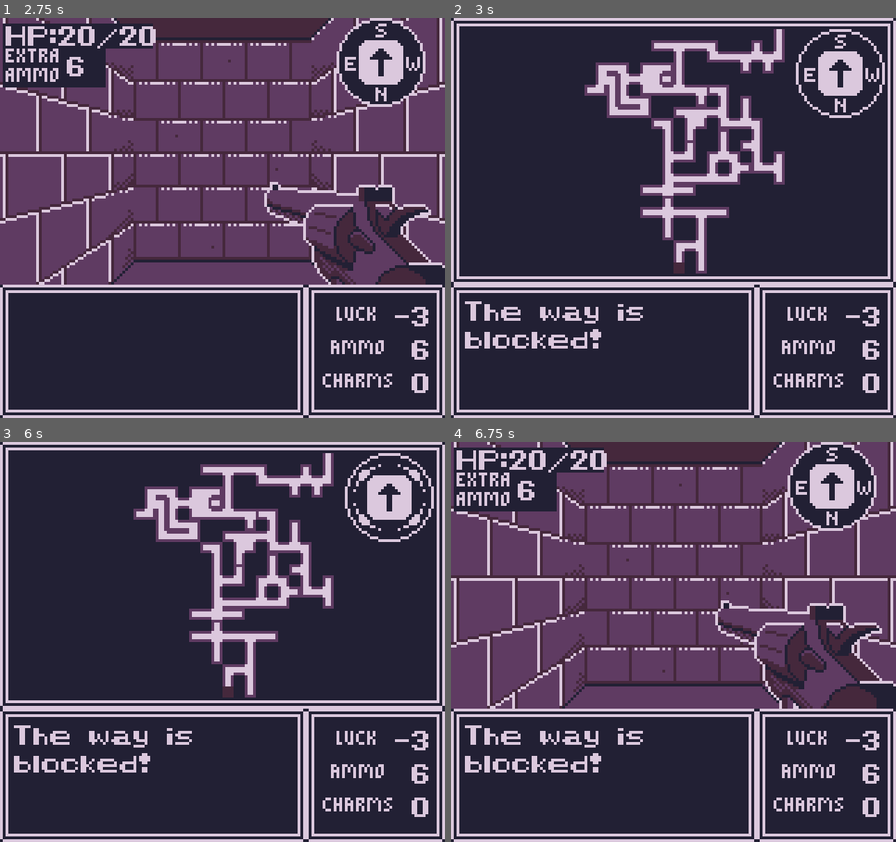
Above: before the commit, frames 1-4 (two rows, left to right).
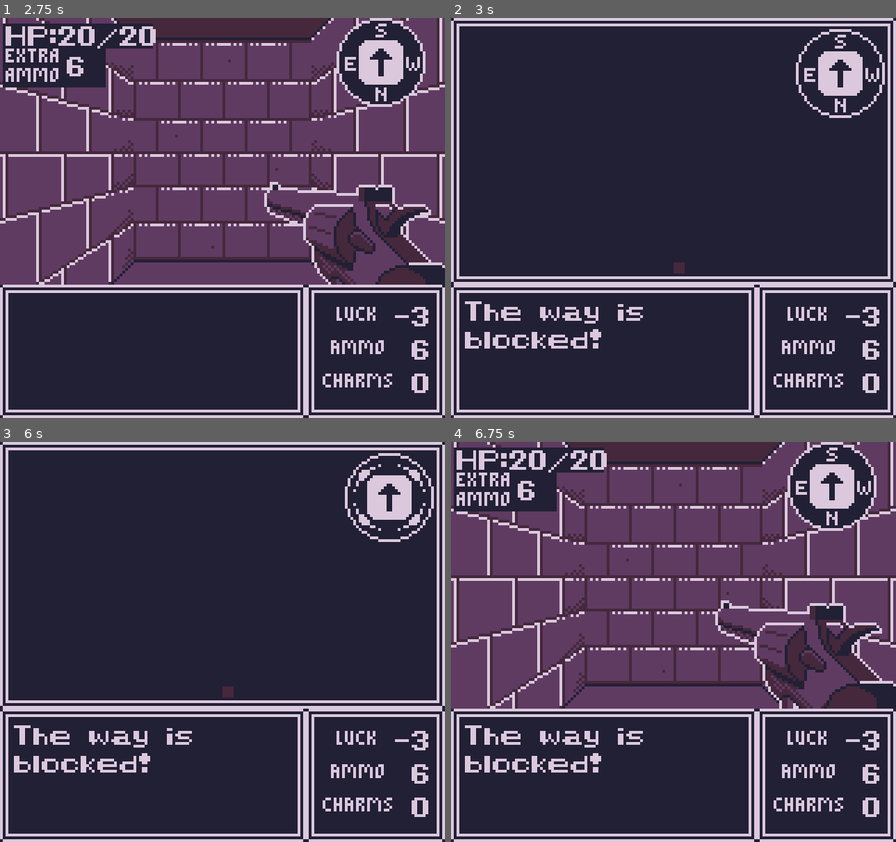
Above: after the commit, the same moments.

Repository: GartTheSkeleton/GameboyDungeon
Game: Godot game, scene res://src/Game/gameworld.tscn
Same seed, same stepped clock (60 frames per second), same inputs: the game is played once before the commit and once after it.
Inputs:
- Up to frame 1 (2.75 s): tap Enter (Start) at 0.5, 1.25, 2 s; hold Right (Right) 0.53-1.28 s; tap X (B) at 0.6, 1.55, 2.1 s; hold Down (Down) 1.28-2.03 s; tap Z (A) at 1.35 s; hold Right (Right) from 2.03 s (still down)
- Up to frame 2 (3 s): tap Enter (Start) at 2.75, 2.85 s; release Right (Right) at 2.78 s; hold Up (Up) from 2.78 s (still down)
- Up to frame 3 (6 s): tap X (B) at 3.05, 3.6, 4.55, 5.1 s; tap Enter (Start) at 3.5, 4.25, 5.85 s; release Up (Up) at 3.53 s; hold Left (Left) 3.53-5.03 s; tap Z (A) at 4.35 s; hold Down (Down) 5.03-5.78 s; hold Right (Right) from 5.78 s (still down)
- Up to frame 4 (6.75 s): tap X (B) at 6.05, 6.6 s; release Right (Right) at 6.53 s; hold Up (Up) from 6.53 s (still down)

Frame 1 is identical in both runs. In frame 2, 8.8% of the frame differs, in the area x 30-75%, y 2-64%; in frame 3, 8.8%; in frame 4, nothing differs.

Commit message:
undo map reveal

Diff:
--- a/src/Game/gameworld.gd
+++ b/src/Game/gameworld.gd
@@ -75,8 +75,8 @@
 	SignalBus.player_died.connect(handle_player_death)
 	create_player()
 	SignalBus.gameworld_ready.emit()
-	await get_tree().create_timer(1.5).timeout
-	SignalBus.room_discovered.emit()
+	#await get_tree().create_timer(1.5).timeout
+	#SignalBus.room_discovered.emit()
 
 func createEntity(name: String, grid_pos: Vector2i, chest_contents = null):
 	var new_entity: Entity
--- a/src/Map/map_data.gd
+++ b/src/Map/map_data.gd
@@ -15,8 +15,8 @@
 	tiles = all_tiles
 	var starting_room = get_tile(Vector2i.ZERO)
 	visited_tiles.append(starting_room)
-	for i in tiles.size():
-		visited_tiles.append(tiles[i])
+	#for i in tiles.size():
+		#visited_tiles.append(tiles[i])
 
 func get_tile(grid_position: Vector2i) -> Tile:
 	var index = tiles.find_custom(func(tile: Tile): return tile.gridPosition == grid_position)
